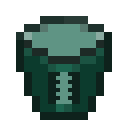
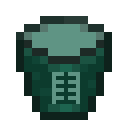
Layered file, before and after one edit (128 × 128). Changes by layer:
moved "Bucket" above "Window", painted on it over (x1=24, y1=32, x2=104, y2=112)
painted on "Window" over (x1=48, y1=72, x2=80, y2=104)
